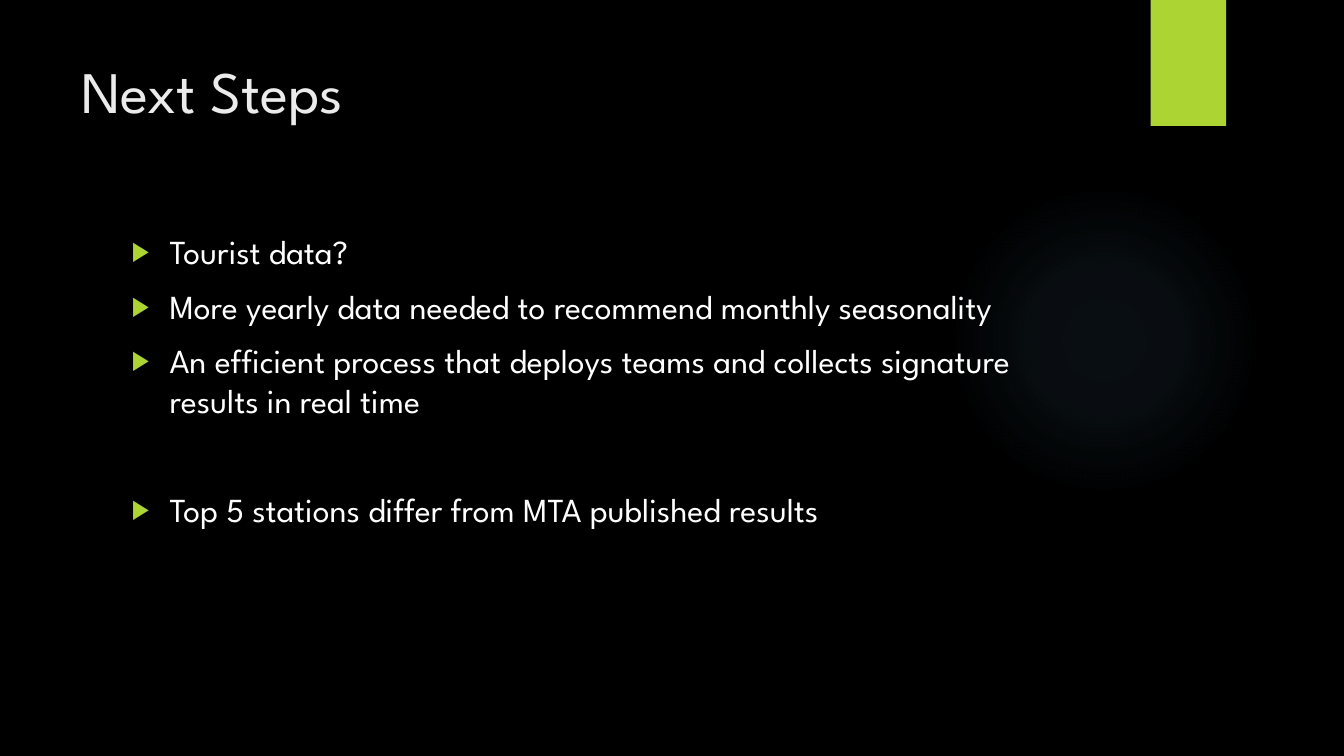
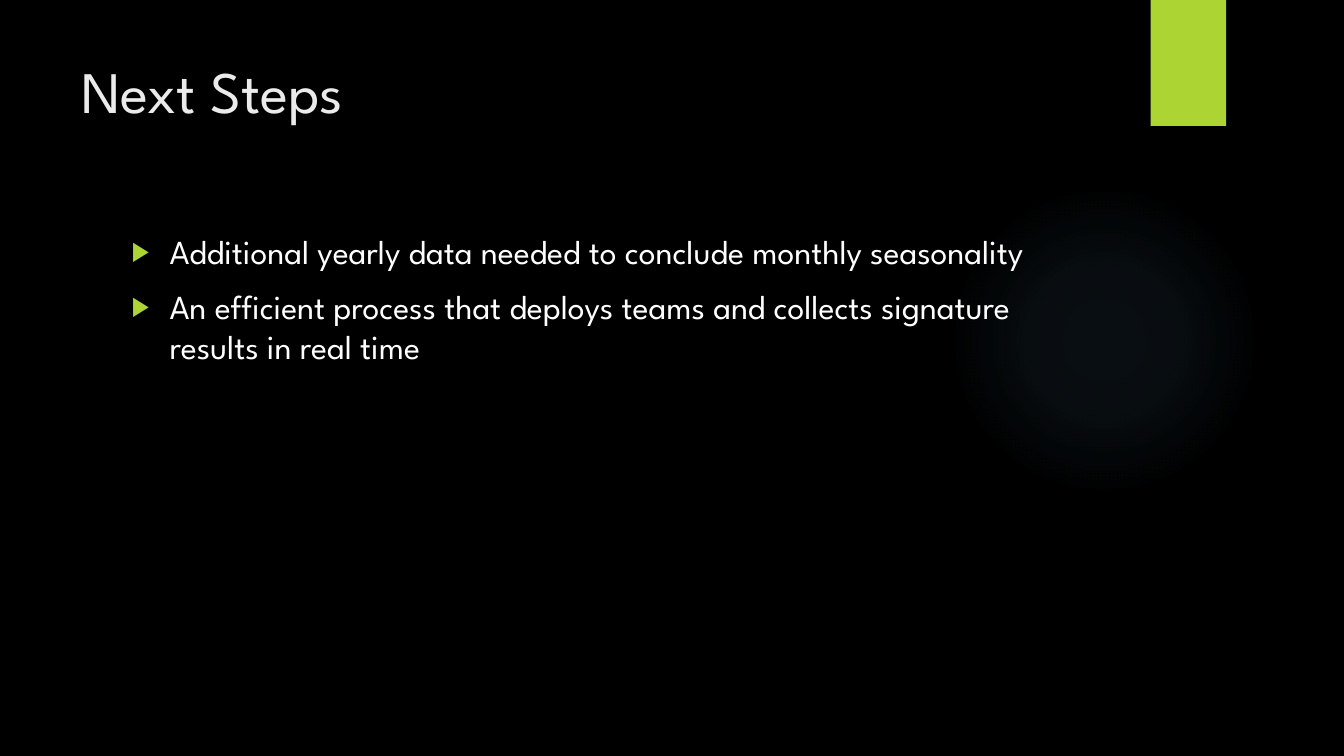
Before and after one commit to JNYH/projectbenson, a slide deck: slide 12 of OptimizeStreetTeamDeployment.pptx (slide 11 before the commit). Drawn at 1344x756 pixels with LibreOffice and Linux fonts; fonts in the diff are those of the drawing; background and template pictures are left out. Boxes give left, top, right and bottom in pixels: in the first picture for what was removed or moved away, otherwise in the second. Text is boxed around its words. In the diff, an @@ line names an element or a change of style, - is before the commit and + after.

```diff
--- a/OptimizeStreetTeamDeployment.pptx
+++ b/OptimizeStreetTeamDeployment.pptx
@@ text at (170,241,1023,271): text changed @@
-▶ Tourist data?
-▶ More yearly data needed to recommend monthly seasonality
+▶ Additional yearly data needed to conclude monthly seasonality
@@ text at (170,498,818,529): paragraph removed @@
-▶ Top 5 stations differ from MTA published results
```
Also in this commit, not shown: 8 other slides changed, 2 slides added, 1 slide removed.
